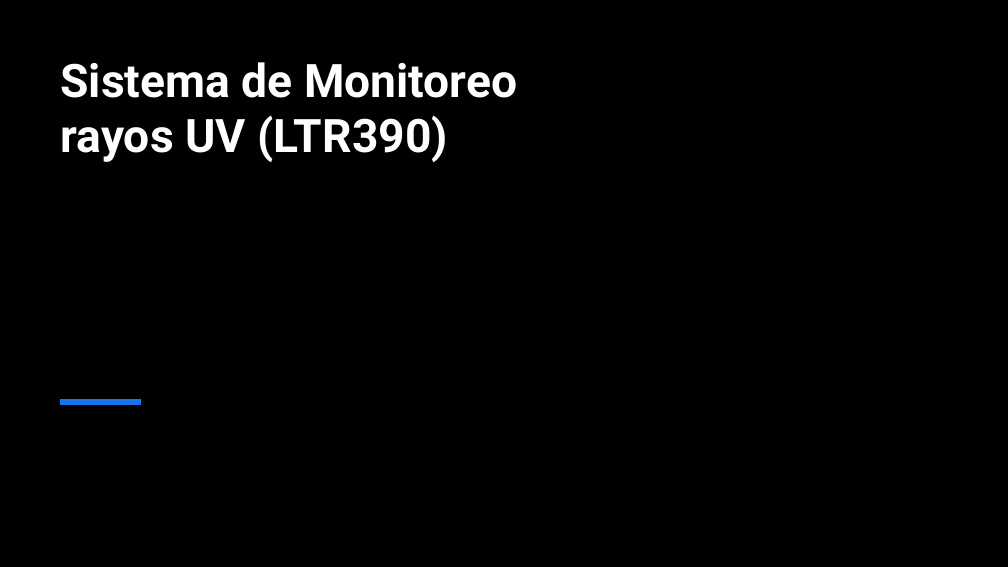
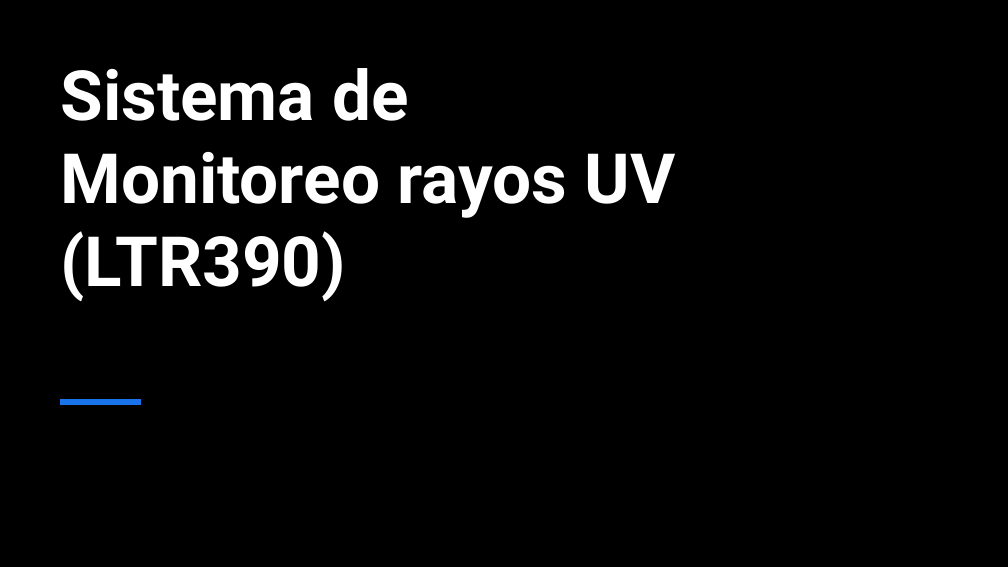
Before and after one commit to Alonso-Montalvo/Redes-y-sensores, a slide deck: slide 7 of PRESENTACION BME280 Y LTR390.pptx. Drawn at 1008x567 pixels with LibreOffice and Linux fonts; fonts in the diff are those of the drawing; background and template pictures are left out. Boxes give left, top, right and bottom in pixels: in the first picture for what was removed or moved away, otherwise in the second. Text is boxed around its words. In the diff, an @@ line names an element or a change of style, - is before the commit and + after.

```diff
--- a/PRESENTACION BME280 Y LTR390.pptx
+++ b/PRESENTACION BME280 Y LTR390.pptx
@@ title "Sistema de Monitoreo rayos UV ..." at <box>60,68,676,302</box>: size 44 to 66 pt @@
```
Also in this commit, not shown: 1 other slide changed, 1 other file.
